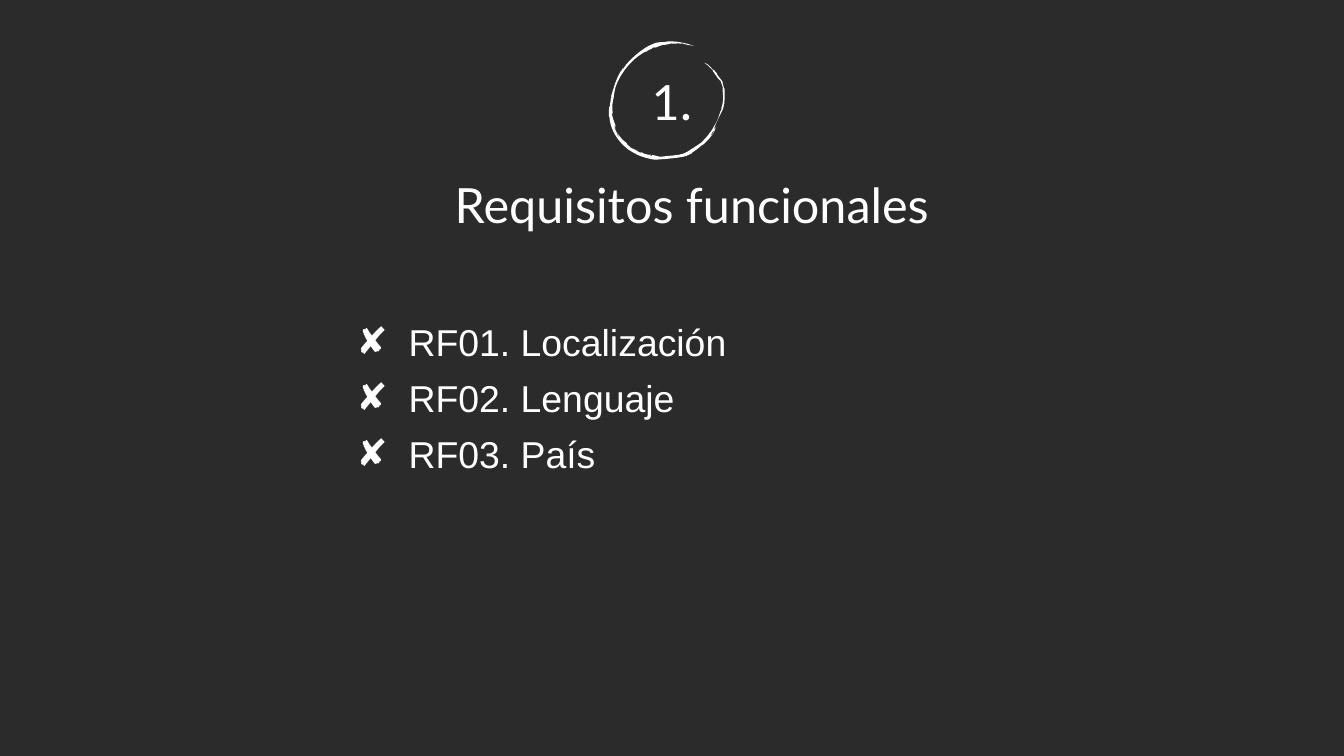
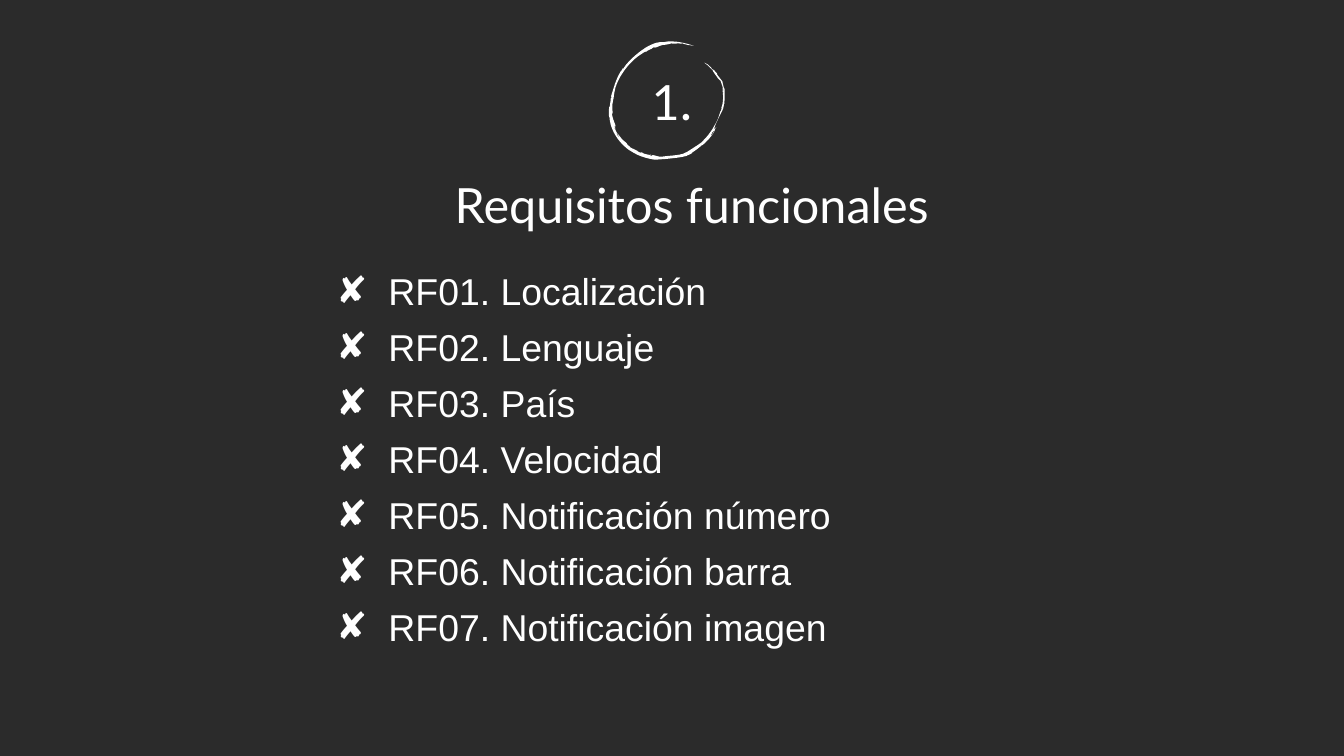
Before and after one commit to CarolinaTenlladoMontes/TG3, a slide deck: slide 6 of TG3 - Final.pptx. Drawn at 1344x756 pixels with LibreOffice and Linux fonts; fonts in the diff are those of the drawing; background and template pictures are left out; a plain dark background stands for a picture behind light text. Boxes give left, top, right and bottom in pixels: in the first picture for what was removed or moved away, otherwise in the second. Text is boxed around its words. In the diff, an @@ line names an element or a change of style, - is before the commit and + after.

```diff
--- a/TG3 - Final.pptx
+++ b/TG3 - Final.pptx
@@ text "RF01. Localización": place and size @@
-text "RF01. Localización" at [409,328,727,469]
+text "RF01. Localización" at [388,277,831,649]
@@ text at [388,446,831,649]: paragraphs added @@
+✘ RF04. Velocidad
+✘ RF05. Notificación número
+✘ RF06. Notificación barra
+✘ RF07. Notificación imagen
```
Also in this commit, not shown: 3 other slides changed, 5 slides added, 2 slides removed.
